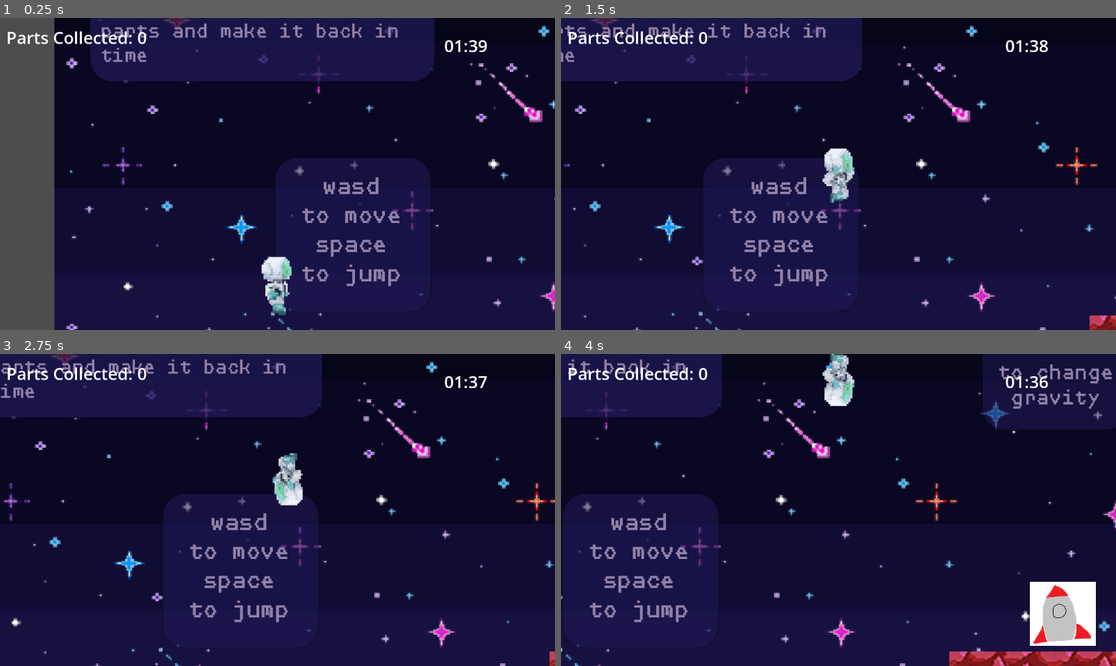
Above: before the commit, frames 1-4 (two rows, left to right).
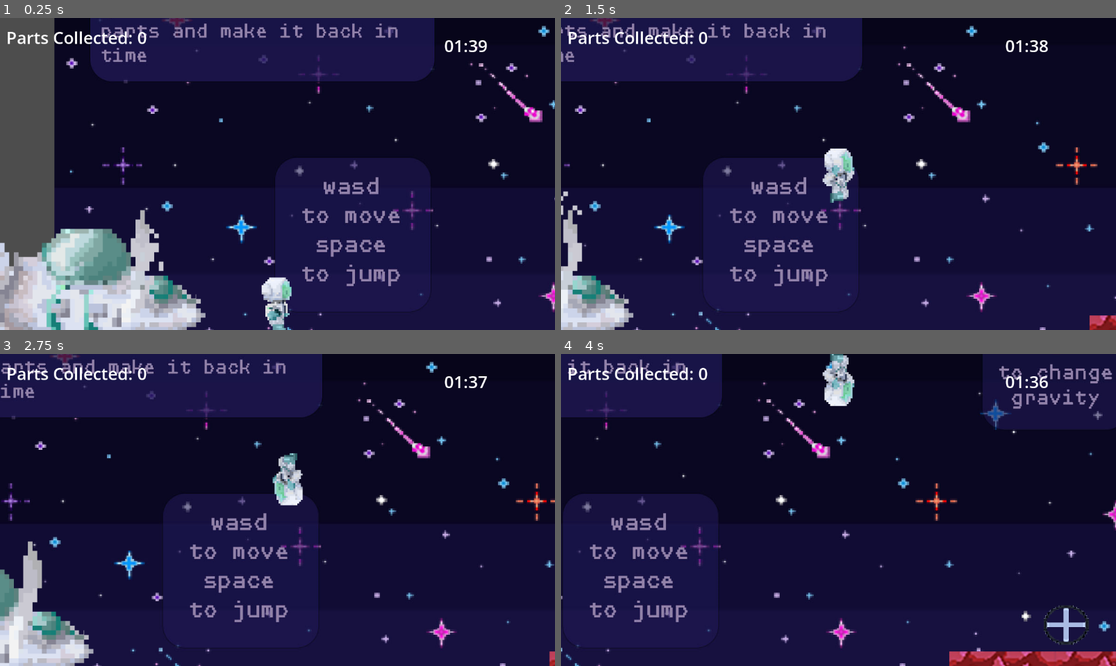
Above: after the commit, the same moments.

Repository: mustard221/GamesNow
Game: Godot game, scene res://Moving.tscn
Same seed, same stepped clock (60 frames per second), same inputs: the game is played once before the commit and once after it. This scene is started directly instead of the project's main scene.
Inputs:
- Up to frame 1 (0.25 s): no input
- Up to frame 2 (1.5 s): hold D (RIGHT) from 0.53 s (still down); tap Q (SWITCH) at 0.6, 1.35 s; tap Space (JUMP) at 0.77 s
- Up to frame 3 (2.75 s): tap Space (JUMP) at 1.52 s; release D (RIGHT) at 2.03 s; hold A (LEFT) from 2.03 s (still down); tap Q (SWITCH) at 2.1 s
- Up to frame 4 (4 s): release A (LEFT) at 2.78 s; hold D (RIGHT) from 2.78 s (still down); tap Q (SWITCH) at 2.85, 3.6 s; tap Space (JUMP) at 3.02, 3.77 s

The runs differ from the first frame. In frame 1, 10% of the frame differs, in the area x 0-53%, y 61-100%; in frame 2, 2.4%; in frame 3, 3.5%; in frame 4, 2.5%.

Commit message:
Animation for Ship working

Diff:
--- a/gamejammovementtest1/Moving.tscn
+++ b/gamejammovementtest1/Moving.tscn
@@ -8,7 +8,6 @@
 [ext_resource type="Texture2D" uid="uid://g4wp1hm5tjcy" path="res://Background/level4.jpg" id="4_26dsl"]
 [ext_resource type="Texture2D" uid="uid://yfs1iexy1xss" path="res://Jump/Jump1.png" id="4_asp0e"]
 [ext_resource type="Script" path="res://Scripts/CameraScript.gd" id="4_yvm62"]
-[ext_resource type="Texture2D" uid="uid://1nr1y3hqi5ib" path="res://spaceship.png" id="5_7ft63"]
 [ext_resource type="Texture2D" uid="uid://gnj8rj7mkjn" path="res://Background/level5.jpg" id="5_uxat3"]
 [ext_resource type="Texture2D" uid="uid://c1bayyewxp1di" path="res://Jump/Jump2.png" id="5_wv05u"]
 [ext_resource type="Texture2D" uid="uid://bucp0gtiyw2mk" path="res://Jump/Jump3.png" id="6_sr2nq"]
@@ -39,9 +38,168 @@
 [ext_resource type="Texture2D" uid="uid://dx5nn1rka2tom" path="res://Walk/Alien Walk16.png" id="30_uhftj"]
 [ext_resource type="Texture2D" uid="uid://duv230yrdsy8d" path="res://Walk/Alien Walk17.png" id="31_sfu3y"]
 [ext_resource type="Texture2D" uid="uid://beq8jgusjh3x3" path="res://Background/level 1 (1).jpg" id="35_tdrg3"]
+[ext_resource type="Texture2D" uid="uid://dnu5bj0piwm3r" path="res://SpaceShip/SpaceshipDown.png" id="38_7crqa"]
+[ext_resource type="Texture2D" uid="uid://bqhdxoh2clftu" path="res://ShipPieceOne.png" id="39_mw2tj"]
+[ext_resource type="Texture2D" uid="uid://b8buvaviyyuwx" path="res://SpaceShip/SpaceshipCrashSmoke1.png" id="39_uwqwp"]
+[ext_resource type="Texture2D" uid="uid://bug422dwhkt8v" path="res://SpaceShip/SpaceshipCrashSmoke2.png" id="40_5l306"]
+[ext_resource type="Texture2D" uid="uid://bc7euudeskt1l" path="res://ShipPieceTwo.png" id="40_js8aa"]
+[ext_resource type="Texture2D" uid="uid://dfv3ooytgjbbt" path="res://SpaceShip/SpaceshipCrashSmoke3.png" id="41_caqdc"]
+[ext_resource type="Texture2D" uid="uid://bptgh10p7hete" path="res://ShipPieceThree.png" id="41_cdc2w"]
+[ext_resource type="Texture2D" uid="uid://ccrpioowaiydk" path="res://SpaceShip/SpaceshipCrashSmoke4.png" id="42_ecs0x"]
+[ext_resource type="Texture2D" uid="uid://etdgf6byno6m" path="res://ShipPieceFour.png" id="42_kj0j7"]
+[ext_resource type="Texture2D" uid="uid://7so5a50pru8c" path="res://SpaceShip/SpaceshipCrashSmoke5.png" id="43_281ge"]
+[ext_resource type="Texture2D" uid="uid://dqio3kj01mbyt" path="res://SpaceShip/SpaceshipCrashSmoke6.png" id="44_2w1t0"]
+[ext_resource type="Texture2D" uid="uid://bftd1my14abb8" path="res://SpaceShip/SpaceshipCrashSmoke7.png" id="45_w38tr"]
+[ext_resource type="Texture2D" uid="uid://bmybmp0n2v76j" path="res://SpaceShip/SpaceshipCrashSmoke8.png" id="46_nt8nv"]
+[ext_resource type="Texture2D" uid="uid://qsp7c22fxxlt" path="res://SpaceShip/SpaceshipCrashSmoke9.png" id="47_k6dg0"]
+[ext_resource type="Texture2D" uid="uid://b1tej7dkevdfw" path="res://SpaceShip/SpaceshipCrashSmoke10.png" id="48_wnjmk"]
+[ext_resource type="Texture2D" uid="uid://cgbqlpa7ajcp2" path="res://SpaceShip/SpaceshipCrashSmoke11.png" id="49_r88vi"]
+[ext_resource type="Texture2D" uid="uid://da5fdyp5xyqds" path="res://SpaceShip/SpaceshipCrashSmoke12.png" id="50_lyuyk"]
+[ext_resource type="Texture2D" uid="uid://dbfkcunf8uwjf" path="res://SpaceShip/SpaceshipCrashSmoke13.png" id="51_a6l32"]
+[ext_resource type="Texture2D" uid="uid://hrff7opqwyi8" path="res://SpaceShip/SpaceshipCrashSmoke14.png" id="52_dwefq"]
+[ext_resource type="Texture2D" uid="uid://bjvcscfrkboll" path="res://SpaceShip/SpaceshipCrashSmoke15.png" id="53_wst3r"]
+[ext_resource type="Texture2D" uid="uid://0k5fuvuqn816" path="res://SpaceShip/SpaceshipCrashSmoke16.png" id="54_tu247"]
+[ext_resource type="Texture2D" uid="uid://bt6bvhur5ad4t" path="res://SpaceShip/SpaceshipCrashSmoke17.png" id="55_rtln7"]
+[ext_resource type="Texture2D" uid="uid://ccoduchkk5hhk" path="res://SpaceShip/SpaceshipCrashSmoke18.png" id="56_6wq3y"]
+[ext_resource type="Texture2D" uid="uid://dnv0iyh41pw8s" path="res://SpaceShip/SpaceshipCrashSmoke19.png" id="57_cj88b"]
+[ext_resource type="Texture2D" uid="uid://7v6uw88eejnb" path="res://SpaceShip/SpaceshipCrashSmoke20.png" id="58_adhvy"]
+[ext_resource type="Texture2D" uid="uid://3lhya238jddi" path="res://SpaceShip/SpaceshipCrashSmoke21.png" id="59_b0fpn"]
+[ext_resource type="Texture2D" uid="uid://bpef2q0m5mxcm" path="res://SpaceShip/SpaceshipCrashSmoke22.png" id="60_2aum6"]
+[ext_resource type="Texture2D" uid="uid://obstyrr7f25r" path="res://SpaceShip/SpaceshipCrashSmoke23.png" id="61_fy6mc"]
+[ext_resource type="Texture2D" uid="uid://bl8k5rbp6ajnu" path="res://SpaceShip/SpaceshipCrashSmoke24.png" id="62_u3hgg"]
+[ext_resource type="Texture2D" uid="uid://dtouiy3wu7040" path="res://SpaceShip/SpaceshipCrashSmoke25.png" id="63_iwam4"]
+[ext_resource type="Texture2D" uid="uid://bwp3381k8ryvq" path="res://SpaceShip/SpaceshipCrashSmoke26.png" id="64_nttpn"]
+[ext_resource type="Texture2D" uid="uid://d2x3xawaga4gj" path="res://SpaceShip/SpaceshipCrashSmoke27.png" id="65_f2g8f"]
+[ext_resource type="Texture2D" uid="uid://cfaw0exbykldn" path="res://SpaceShip/SpaceshipCrashSmoke28.png" id="66_sblyk"]
+[ext_resource type="Texture2D" uid="uid://dkmegmmonfxu0" path="res://SpaceShip/SpaceshipCrashSmoke29.png" id="67_hb5sg"]
+[ext_resource type="Texture2D" uid="uid://k3fb38j6cmme" path="res://SpaceShip/SpaceshipCrashSmoke30.png" id="68_7taop"]
+[ext_resource type="Texture2D" uid="uid://r5ad353i73uu" path="res://SpaceShip/SpaceshipCrashSmoke31.png" id="69_yil7o"]
+[ext_resource type="Texture2D" uid="uid://cgjfr0khqhfc0" path="res://SpaceShip/SpaceshipCrashSmoke32.png" id="70_6sbok"]
+[ext_resource type="Texture2D" uid="uid://c6nrt6ovnjnfu" path="res://SpaceShip/SpaceshipCrashSmoke33.png" id="71_xyfd3"]
+[ext_resource type="Texture2D" uid="uid://y0iq16w0rkuy" path="res://SpaceShip/SpaceshipCrashSmoke34.png" id="72_upxn1"]
+[ext_resource type="Texture2D" uid="uid://bbb4mouxajnvc" path="res://SpaceShip/SpaceshipCrashSmoke35.png" id="73_205ks"]
+[ext_resource type="Texture2D" uid="uid://cch1ab2hs8lxp" path="res://SpaceShip/SpaceshipCrashSmoke36.png" id="74_pfafg"]
 
 [sub_resource type="LabelSettings" id="LabelSettings_hdke3"]
 font_size = 35
+
+[sub_resource type="SpriteFrames" id="SpriteFrames_arpne"]
+animations = [{
+"frames": [{
+"duration": 1.0,
+"texture": ExtResource("39_uwqwp")
+}, {
+"duration": 1.0,
+"texture": ExtResource("40_5l306")
+}, {
+"duration": 1.0,
+"texture": ExtResource("41_caqdc")
+}, {
+"duration": 1.0,
+"texture": ExtResource("42_ecs0x")
+}, {
+"duration": 1.0,
+"texture": ExtResource("43_281ge")
+}, {
+"duration": 1.0,
+"texture": ExtResource("44_2w1t0")
+}, {
+"duration": 1.0,
+"texture": ExtResource("45_w38tr")
+}, {
+"duration": 1.0,
+"texture": ExtResource("46_nt8nv")
+}, {
+"duration": 1.0,
+"texture": ExtResource("47_k6dg0")
+}, {
+"duration": 1.0,
+"texture": ExtResource("48_wnjmk")
+}, {
+"duration": 1.0,
+"texture": ExtResource("49_r88vi")
+}, {
+"duration": 1.0,
+"texture": ExtResource("50_lyuyk")
+}, {
+"duration": 1.0,
+"texture": ExtResource("51_a6l32")
+}, {
+"duration": 1.0,
+"texture": ExtResource("52_dwefq")
+}, {
+"duration": 1.0,
+"texture": ExtResource("53_wst3r")
+}, {
+"duration": 1.0,
+"texture": ExtResource("54_tu247")
+}, {
+"duration": 1.0,
+"texture": ExtResource("55_rtln7")
+}, {
+"duration": 1.0,
+"texture": ExtResource("56_6wq3y")
+}, {
+"duration": 1.0,
+"texture": ExtResource("57_cj88b")
+}, {
+"duration": 1.0,
+"texture": ExtResource("58_adhvy")
+}, {
+"duration": 1.0,
+"texture": ExtResource("59_b0fpn")
+}, {
+"duration": 1.0,
+"texture": ExtResource("60_2aum6")
+}, {
+"duration": 1.0,
+"texture": ExtResource("61_fy6mc")
+}, {
+"duration": 1.0,
+"texture": ExtResource("62_u3hgg")
+}, {
+"duration": 1.0,
+"texture": ExtResource("63_iwam4")
+}, {
+"duration": 1.0,
+"texture": ExtResource("64_nttpn")
+}, {
+"duration": 1.0,
+"texture": ExtResource("65_f2g8f")
+}, {
+"duration": 1.0,
+"texture": ExtResource("66_sblyk")
+}, {
+"duration": 1.0,
+"texture": ExtResource("67_hb5sg")
+}, {
+"duration": 1.0,
+"texture": ExtResource("68_7taop")
+}, {
+"duration": 1.0,
+"texture": ExtResource("69_yil7o")
+}, {
+"duration": 1.0,
+"texture": ExtResource("70_6sbok")
+}, {
+"duration": 1.0,
+"texture": ExtResource("71_xyfd3")
+}, {
+"duration": 1.0,
+"texture": ExtResource("72_upxn1")
+}, {
+"duration": 1.0,
+"texture": ExtResource("73_205ks")
+}, {
+"duration": 1.0,
+"texture": ExtResource("74_pfafg")
+}],
+"loop": true,
+"name": &"smoke",
+"speed": 5.0
+}]
+
+[sub_resource type="RectangleShape2D" id="RectangleShape2D_x4jf2"]
 
 [sub_resource type="CapsuleShape2D" id="CapsuleShape2D_451oq"]
 radius = 5.34188
@@ -435,8 +593,26 @@
 label_settings = SubResource("LabelSettings_hdke3")
 metadata/_edit_use_anchors_ = true
 
+[node name="Spaceship" type="RigidBody2D" parent="."]
+
+[node name="SpaceShipAnim" type="AnimatedSprite2D" parent="Spaceship"]
+position = Vector2(-841, 673)
+sprite_frames = SubResource("SpriteFrames_arpne")
+animation = &"smoke"
+autoplay = "smoke"
+
+[node name="Sprite2D" type="Sprite2D" parent="Spaceship"]
+visible = false
+position = Vector2(-856, 675)
+texture = ExtResource("38_7crqa")
+
+[node name="CollisionShape2D" type="CollisionShape2D" parent="Spaceship"]
+position = Vector2(-747, 662)
+scale = Vector2(15.2, 14.4)
+shape = SubResource("RectangleShape2D_x4jf2")
+
 [node name="Player" type="CharacterBody2D" parent="."]
-position = Vector2(-427, 688)
+position = Vector2(-427, 732)
 scale = Vector2(2, 2)
 disable_mode = 1
 script = ExtResource("1_eoixu")
@@ -469,25 +645,73 @@
 
 [node name="Sprite2D" type="Sprite2D" parent="item1"]
 position = Vector2(2, -5.00001)
+rotation = 3.14159
 scale = Vector2(0.271197, 0.271277)
-texture = ExtResource("5_7ft63")
+texture = ExtResource("39_mw2tj")
 
 [node name="CollisionShape2D" type="CollisionShape2D" parent="item1"]
 position = Vector2(3, -3)
+scale = Vector2(0.72, 0.600001)
 shape = SubResource("RectangleShape2D_vcxss")
 
 [node name="item2" type="Area2D" parent="."]
-position = Vector2(631, 621)
+position = Vector2(631, 646)
+scale = Vector2(2, 2)
 script = ExtResource("4_4ftro")
 
 [node name="Sprite2D" type="Sprite2D" parent="item2"]
 position = Vector2(7, -1.00002)
 scale = Vector2(0.352868, 0.325059)
-texture = ExtResource("5_7ft63")
+texture = ExtResource("40_js8aa")
 
 [node name="CollisionShape2D" type="CollisionShape2D" parent="item2"]
 position = Vector2(7, -1)
+scale = Vector2(0.34, 0.319998)
 shape = SubResource("RectangleShape2D_akqks")
+
+[node name="item3" type="Area2D" parent="."]
+position = Vector2(11134, 808)
+scale = Vector2(2, 2)
+script = ExtResource("4_4ftro")
+
+[node name="Sprite2D" type="Sprite2D" parent="item3"]
+position = Vector2(7, -1.00002)
+scale = Vector2(0.352868, 0.325059)
+texture = ExtResource("41_cdc2w")
+
+[node name="CollisionShape2D" type="CollisionShape2D" parent="item3"]
+position = Vector2(7, -1)
+scale = Vector2(0.34, 0.319998)
+shape = SubResource("RectangleShape2D_akqks")
+
+[node name="item4" type="Area2D" parent="."]
+position = Vector2(26509, 34)
+scale = Vector2(2, 2)
+script = ExtResource("4_4ftro")
+
+[node name="Sprite2D" type="Sprite2D" parent="item4"]
+position = Vector2(7, -1.00002)
+scale = Vector2(0.352868, 0.325059)
+texture = ExtResource("42_kj0j7")
+
+[node name="CollisionShape2D" type="CollisionShape2D" parent="item4"]
+position = Vector2(7, -1)
+scale = Vector2(0.26, 0.439997)
+shape = SubResource("RectangleShape2D_akqks")
+
+[node name="item5" type="Area2D" parent="." groups=["parts"]]
+position = Vector2(20286, 537)
+script = ExtResource("4_4ftro")
+
+[node name="Sprite2D" type="Sprite2D" parent="item5"]
+position = Vector2(2, -5.00001)
+scale = Vector2(0.271197, 0.271277)
+texture = ExtResource("39_mw2tj")
+
+[node name="CollisionShape2D" type="CollisionShape2D" parent="item5"]
+position = Vector2(3, -3)
+scale = Vector2(0.72, 0.600001)
+shape = SubResource("RectangleShape2D_vcxss")
 
 [node name="Area_Of_Gravity" type="Area2D" parent="."]
 visible = false
@@ -913,3 +1137,9 @@
 [connection signal="body_entered" from="item1" to="item1" method="_on_body_entered"]
 [connection signal="body_entered" from="item2" to="Player" method="_on_item_2_body_entered"]
 [connection signal="body_entered" from="item2" to="item2" method="_on_body_entered"]
+[connection signal="body_entered" from="item3" to="Player" method="_on_item_2_body_entered"]
+[connection signal="body_entered" from="item3" to="item3" method="_on_body_entered"]
+[connection signal="body_entered" from="item4" to="Player" method="_on_item_2_body_entered"]
+[connection signal="body_entered" from="item4" to="item4" method="_on_body_entered"]
+[connection signal="body_entered" from="item5" to="Player" method="_on_item_1_body_entered"]
+[connection signal="body_entered" from="item5" to="item5" method="_on_body_entered"]
--- /dev/null
+++ b/gamejammovementtest1/SpaceShip.gd
@@ -0,0 +1 @@
+extends Sprite2D
Not shown: 1 places in gamejammovementtest1/Moving.tscn that only renumber resources
Binary file added: gamejammovementtest1/ShipPieceFour.png
Not shown, added: gamejammovementtest1/ShipPieceFour.png.import
Binary file added: gamejammovementtest1/ShipPieceOne.png
Not shown, added: gamejammovementtest1/ShipPieceOne.png.import
Binary file added: gamejammovementtest1/ShipPieceThree.png
Not shown, added: gamejammovementtest1/ShipPieceThree.png.import
Binary file added: gamejammovementtest1/ShipPieceTwo.png
Not shown, added: gamejammovementtest1/ShipPieceTwo.png.import
Binary file added: gamejammovementtest1/SpaceShip/SpaceshipCrashSmoke1.png
Not shown, added: gamejammovementtest1/SpaceShip/SpaceshipCrashSmoke1.png.import
Binary file added: gamejammovementtest1/SpaceShip/SpaceshipCrashSmoke10.png
(and 72 more such lines)
